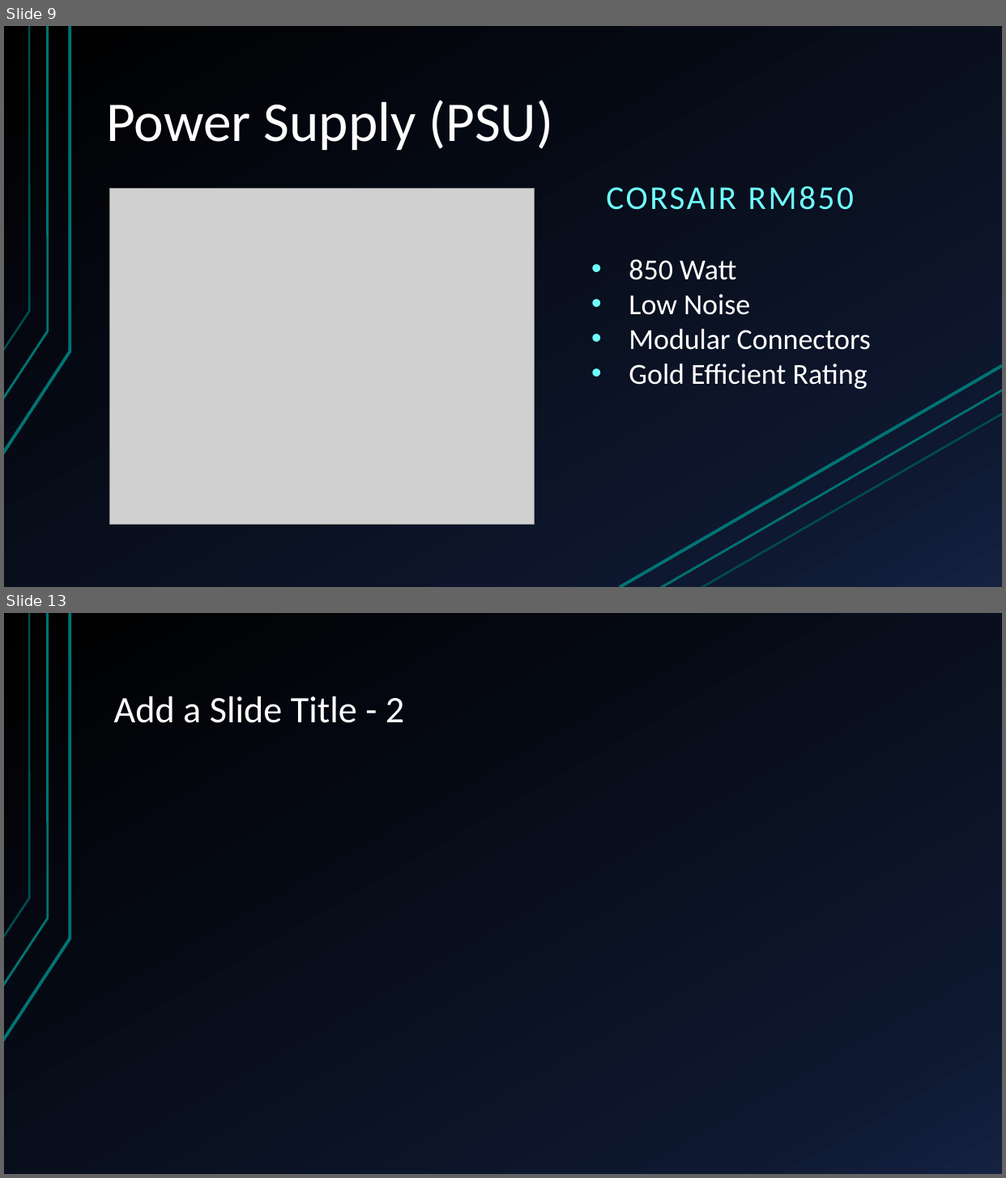
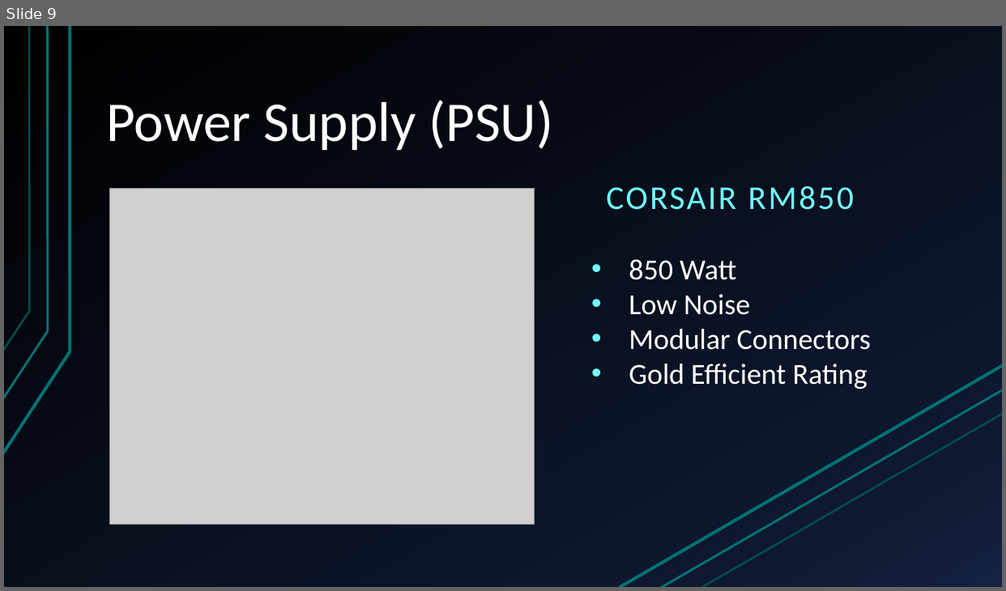
Before and after one commit to Ploppa-Smurph/ctec112_IT_HardwareSupport, a slide deck: buildPC.pptx. Shown one above the other, each under a label of ours: slides 9 and 13 before the commit, slide 9 after it; the slides between them are not shown. The pictures are 1006x1178 and 1006x591 pixels, drawn with LibreOffice and Linux fonts; fonts in the diff are those of the drawing; grey boxes stand for pictures. Boxes give left, top, right and bottom in pixels: in the first picture for what was removed or moved away, otherwise in the second. Text is boxed around its words. In the diff, an @@ line names an element or a change of style, - is before the commit and + after.

```diff
--- a/buildPC.pptx
+++ b/buildPC.pptx
@@ slide 13 removed at [4,613,1002,1174], background gradient #000000 to #0F1931 to #142242; not listed: 3 template elements that a slide beside it also shows @@
@@ title removed at [114,696,404,723] @@
-Add a Slide Title - 2
```
Also in this commit, not shown: 3 slides changed, 4 slides added.
